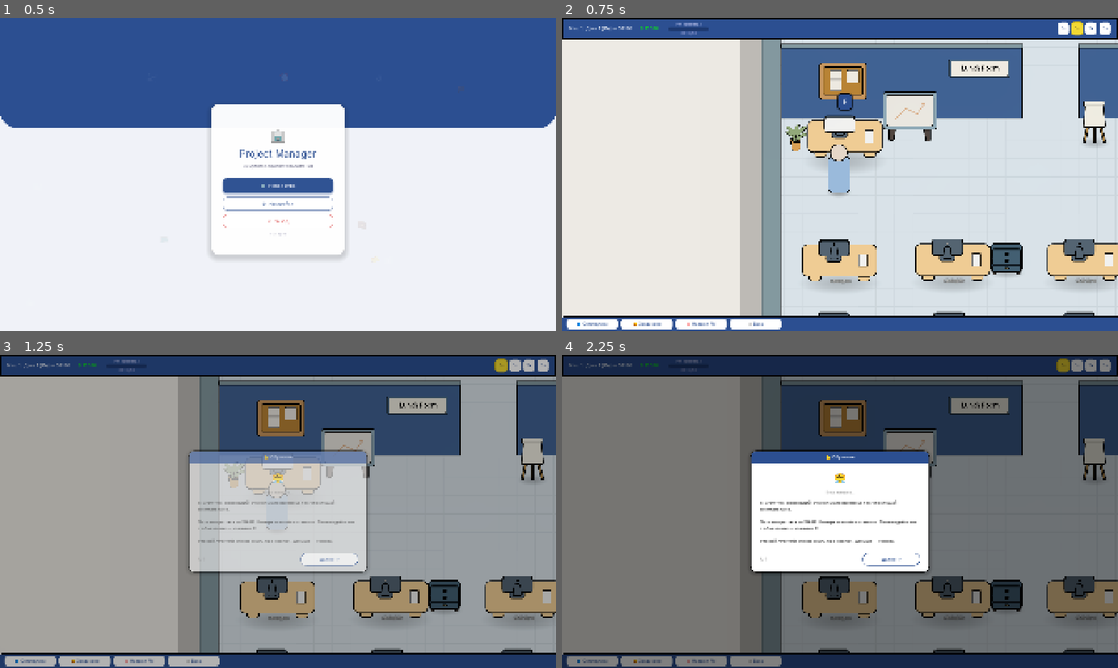
Above: before the commit, frames 1-4 (two rows, left to right).
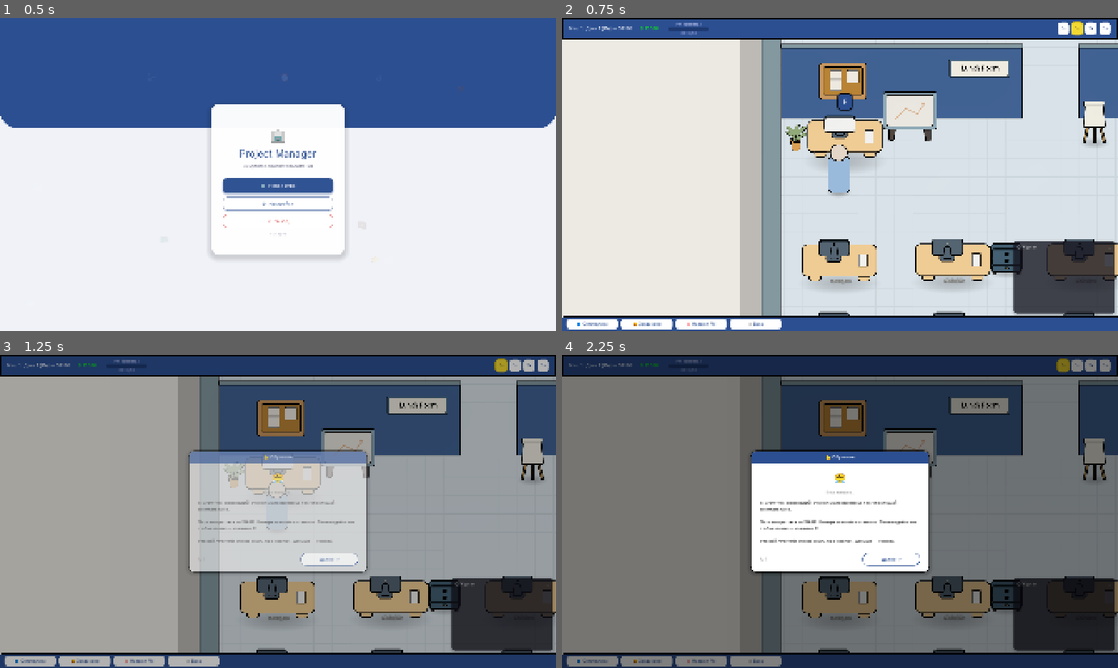
Above: after the commit, the same moments.

Repository: Esca69/project-manager-sim
Game: Godot game, scene res://Scenes/main_menu.tscn
Two runs of this game, one before a commit and one after it. Both use one fixed random seed, a clock stepped at 60 frames per second and the inputs below. Sound files missing from this copy of the repository are replaced by a short silence.
Inputs (mouse positions are in pixels of both pictures, inside the frame that each line leads up to):
- Up to frame 1 (0.5 s): no input
- Up to frame 2 (0.75 s): click "🆕 Новая игра" at 0.5 s
- Up to frame 3 (1.25 s): no input
- Up to frame 4 (2.25 s): click (1112, 583) at 1.25 s, where only the run after the commit has a clickable "−"; click (1112, 646) at 2 s, where only the run after the commit has a clickable "📋"

Frame 1 is identical in both runs. In frame 2, 4.1% of the frame differs, in the area x 81-100%, y 71-95%; in frame 3, 4.1%; in frame 4, 4.0%.
Error after the commit: Parse Error: Invalid argument for "log()" function: argument 1 should be "float" but is "String". (res://Scripts/event_log.gd:34)

Commit message:
Implement Event Log system: singleton, UI panel, integrations, translations
Co-authored-by: Esca69 <259692183+Esca69@users.noreply.github.com>

Diff:
--- a/Localization/translations.csv
+++ b/Localization/translations.csv
@@ -605,3 +605,16 @@
 MOOD_MOD_MOTIVATED,🔥 Замотивирован,🔥 Motivated
 MOOD_MOD_LOW_ENERGY,⚡ Мало энергии,⚡ Low energy
 MOOD_MOD_VERY_LOW_ENERGY,⚡ Критически мало энергии,⚡ Very low energy
+LOG_NEW_DAY,Начало нового рабочего дня.,Start of a new working day.
+LOG_SICK_EXPRESS_CURE,🏥 %s: экспресс-лечение за $%d,🏥 %s: express treatment for $%d
+LOG_SICK_LEAVE,🤒 %s: больничный на %d дн.,🤒 %s: sick leave for %d days
+LOG_DAYOFF_ALLOWED,🏠 %s отпущен домой,🏠 %s was allowed to leave
+LOG_DAYOFF_DENIED,😤 %s: отгул отклонён,😤 %s: day off denied
+LOG_SCOPE_EXPANDED,📦 Скоуп +%d%% для «%s»,📦 Scope +%d%% for "%s"
+LOG_CONTRACT_CANCELLED,💔 Контракт расторгнут: «%s»,💔 Contract cancelled: "%s"
+LOG_DISCUSSION_STARTED,🤝 Обсуждение начато: %s,🤝 Discussion started: %s
+LOG_DISCUSSION_FINISHED,✅ Проект взят: %s,✅ Project taken: %s
+LOG_HR_SEARCH_DONE,✅ Поиск завершён: %s,✅ Search complete: %s
+LOG_PROJECT_FINISHED,🎉 Проект завершён: «%s»,🎉 Project finished: "%s"
+LOG_STAGE_COMPLETED,✅ Этап %s завершён: «%s»,✅ Stage %s completed: "%s"
+LOG_PANEL_TITLE,📋 Журнал,📋 Journal
--- /dev/null
+++ b/Scripts/event_log.gd
@@ -0,0 +1,34 @@
+extends Node
+
+enum LogType { ROUTINE, PROGRESS, ALERT }
+
+signal log_added(entry: Dictionary)
+signal alert_added
+
+const MAX_ENTRIES: int = 100
+
+var entries: Array = []
+
+func _ready():
+	process_mode = Node.PROCESS_MODE_ALWAYS
+	if GameTime:
+		GameTime.work_started.connect(clear)
+
+func log(text: String, type: int = LogType.ROUTINE):
+	var time_str = "[%02d:%02d]" % [GameTime.hour, GameTime.minute]
+	var entry = {
+		"text": time_str + " " + text,
+		"type": type,
+		"time_str": time_str
+	}
+	entries.append(entry)
+	while entries.size() > MAX_ENTRIES:
+		entries.pop_front()
+	emit_signal("log_added", entry)
+	if type == LogType.ALERT:
+		emit_signal("alert_added")
+	print(entry["text"])
+
+func clear():
+	entries.clear()
+	log(tr("LOG_NEW_DAY"))
--- /dev/null
+++ b/Scripts/event_log_panel.gd
@@ -0,0 +1,190 @@
+extends Control
+
+const PANEL_WIDTH = 350
+const PANEL_HEIGHT = 250
+const BOTTOM_BAR_HEIGHT = 50
+const SIDE_MARGIN = 10
+const BOTTOM_MARGIN = 10
+const ICON_SIZE = 36
+
+var _panel: PanelContainer
+var _scroll: ScrollContainer
+var _messages_vbox: VBoxContainer
+var _title_label: Label
+var _collapse_btn: Button
+var _icon_btn: Button
+var _is_collapsed: bool = false
+var _pulse_tween: Tween = null
+
+func _ready():
+	process_mode = Node.PROCESS_MODE_ALWAYS
+	mouse_filter = Control.MOUSE_FILTER_IGNORE
+	set_anchors_preset(Control.PRESET_FULL_RECT)
+	_build_ui()
+	EventLog.log_added.connect(_on_log_added)
+	EventLog.alert_added.connect(_on_alert_added)
+	for entry in EventLog.entries:
+		_add_message_label(entry)
+	call_deferred("_scroll_to_bottom")
+
+func _build_ui():
+	# === FULL PANEL ===
+	_panel = PanelContainer.new()
+	_panel.custom_minimum_size = Vector2(PANEL_WIDTH, PANEL_HEIGHT)
+	_panel.anchor_left = 1.0
+	_panel.anchor_top = 1.0
+	_panel.anchor_right = 1.0
+	_panel.anchor_bottom = 1.0
+	_panel.offset_left = -(PANEL_WIDTH + SIDE_MARGIN)
+	_panel.offset_right = -SIDE_MARGIN
+	_panel.offset_top = -(PANEL_HEIGHT + BOTTOM_BAR_HEIGHT + BOTTOM_MARGIN)
+	_panel.offset_bottom = -(BOTTOM_BAR_HEIGHT + BOTTOM_MARGIN)
+	_panel.mouse_filter = Control.MOUSE_FILTER_STOP
+
+	var panel_style = StyleBoxFlat.new()
+	panel_style.bg_color = Color(0.08, 0.08, 0.12, 0.75)
+	panel_style.corner_radius_top_left = 12
+	panel_style.corner_radius_top_right = 12
+	panel_style.corner_radius_bottom_right = 12
+	panel_style.corner_radius_bottom_left = 12
+	if UITheme:
+		UITheme.apply_shadow(panel_style)
+	_panel.add_theme_stylebox_override("panel", panel_style)
+	add_child(_panel)
+
+	var vbox = VBoxContainer.new()
+	vbox.add_theme_constant_override("separation", 0)
+	_panel.add_child(vbox)
+
+	# === HEADER ===
+	var header_margin = MarginContainer.new()
+	header_margin.add_theme_constant_override("margin_left", 10)
+	header_margin.add_theme_constant_override("margin_top", 6)
+	header_margin.add_theme_constant_override("margin_right", 6)
+	header_margin.add_theme_constant_override("margin_bottom", 4)
+	vbox.add_child(header_margin)
+
+	var header_hbox = HBoxContainer.new()
+	header_margin.add_child(header_hbox)
+
+	_title_label = Label.new()
+	_title_label.text = tr("LOG_PANEL_TITLE")
+	_title_label.add_theme_color_override("font_color", Color(0.9, 0.9, 0.9, 1))
+	_title_label.add_theme_font_size_override("font_size", 13)
+	_title_label.size_flags_horizontal = Control.SIZE_EXPAND_FILL
+	if UITheme:
+		UITheme.apply_font(_title_label, "semibold")
+	header_hbox.add_child(_title_label)
+
+	_collapse_btn = Button.new()
+	_collapse_btn.text = "−"
+	_collapse_btn.flat = true
+	_collapse_btn.custom_minimum_size = Vector2(24, 24)
+	_collapse_btn.focus_mode = Control.FOCUS_NONE
+	_collapse_btn.add_theme_color_override("font_color", Color(0.7, 0.7, 0.7, 1))
+	_collapse_btn.add_theme_font_size_override("font_size", 18)
+	_collapse_btn.pressed.connect(_collapse)
+	header_hbox.add_child(_collapse_btn)
+
+	# Separator
+	var sep = HSeparator.new()
+	vbox.add_child(sep)
+
+	# === SCROLL CONTAINER ===
+	_scroll = ScrollContainer.new()
+	_scroll.size_flags_vertical = Control.SIZE_EXPAND_FILL
+	_scroll.clip_contents = true
+	_scroll.horizontal_scroll_mode = ScrollContainer.SCROLL_MODE_DISABLED
+	vbox.add_child(_scroll)
+
+	var scroll_margin = MarginContainer.new()
+	scroll_margin.size_flags_horizontal = Control.SIZE_EXPAND_FILL
+	scroll_margin.add_theme_constant_override("margin_left", 8)
+	scroll_margin.add_theme_constant_override("margin_top", 4)
+	scroll_margin.add_theme_constant_override("margin_right", 8)
+	scroll_margin.add_theme_constant_override("margin_bottom", 4)
+	_scroll.add_child(scroll_margin)
+
+	_messages_vbox = VBoxContainer.new()
+	_messages_vbox.add_theme_constant_override("separation", 2)
+	_messages_vbox.size_flags_horizontal = Control.SIZE_EXPAND_FILL
+	scroll_margin.add_child(_messages_vbox)
+
+	# === COLLAPSED ICON BUTTON ===
+	_icon_btn = Button.new()
+	_icon_btn.text = "📋"
+	_icon_btn.custom_minimum_size = Vector2(ICON_SIZE, ICON_SIZE)
+	_icon_btn.anchor_left = 1.0
+	_icon_btn.anchor_top = 1.0
+	_icon_btn.anchor_right = 1.0
+	_icon_btn.anchor_bottom = 1.0
+	_icon_btn.offset_left = -(ICON_SIZE + SIDE_MARGIN)
+	_icon_btn.offset_right = -SIDE_MARGIN
+	_icon_btn.offset_top = -(ICON_SIZE + BOTTOM_BAR_HEIGHT + BOTTOM_MARGIN)
+	_icon_btn.offset_bottom = -(BOTTOM_BAR_HEIGHT + BOTTOM_MARGIN)
+	_icon_btn.focus_mode = Control.FOCUS_NONE
+	_icon_btn.add_theme_font_size_override("font_size", 18)
+	_icon_btn.pressed.connect(_expand)
+	_icon_btn.visible = false
+	add_child(_icon_btn)
+
+func _add_message_label(entry: Dictionary):
+	var lbl = Label.new()
+	lbl.text = entry["text"]
+	lbl.autowrap_mode = TextServer.AUTOWRAP_WORD_SMART
+	lbl.add_theme_font_size_override("font_size", 12)
+	lbl.add_theme_color_override("font_color", _get_color_for_type(entry["type"]))
+	if UITheme:
+		UITheme.apply_font(lbl, "regular")
+	_messages_vbox.add_child(lbl)
+	while _messages_vbox.get_child_count() > EventLog.MAX_ENTRIES:
+		_messages_vbox.get_child(0).queue_free()
+
+func _get_color_for_type(type: int) -> Color:
+	match type:
+		EventLog.LogType.PROGRESS:
+			return Color(0.4, 0.8, 0.5)
+		EventLog.LogType.ALERT:
+			return Color(1.0, 0.4, 0.3)
+	return Color(0.75, 0.75, 0.75)
+
+func _on_log_added(entry: Dictionary):
+	_add_message_label(entry)
+	var scrollbar = _scroll.get_v_scroll_bar()
+	var at_bottom = scrollbar.value >= scrollbar.max_value - scrollbar.page - 1
+	if at_bottom or scrollbar.max_value <= scrollbar.page:
+		call_deferred("_scroll_to_bottom")
+
+func _scroll_to_bottom():
+	if _scroll:
+		_scroll.scroll_vertical = int(_scroll.get_v_scroll_bar().max_value)
+
+func _on_alert_added():
+	if _is_collapsed:
+		_start_pulse()
+
+func _collapse():
+	_is_collapsed = true
+	_panel.visible = false
+	_icon_btn.visible = true
+
+func _expand():
+	_is_collapsed = false
+	_panel.visible = true
+	_icon_btn.visible = false
+	_stop_pulse()
+	call_deferred("_scroll_to_bottom")
+
+func _start_pulse():
+	if _pulse_tween and _pulse_tween.is_running():
+		return
+	_pulse_tween = create_tween()
+	_pulse_tween.set_loops()
+	_pulse_tween.tween_property(_icon_btn, "modulate", Color(1.0, 0.3, 0.2, 1), 0.5)
+	_pulse_tween.tween_property(_icon_btn, "modulate", Color.WHITE, 0.5)
+
+func _stop_pulse():
+	if _pulse_tween:
+		_pulse_tween.kill()
+		_pulse_tween = null
+	_icon_btn.modulate = Color.WHITE
--- a/Scripts/event_manager.gd
+++ b/Scripts/event_manager.gd
@@ -701,11 +701,13 @@
 			# Болеет 1 день
 			emp_node.start_sick_leave(1)
 			print("🏥 %s: экспресс-лечение за $%d, вернётся завтра" % [emp_name_real, event_data["cure_cost"]])
+			EventLog.log(tr("LOG_SICK_EXPRESS_CURE") % [emp_name_real, event_data["cure_cost"]], EventLog.LogType.ALERT)
 
 		"sick_leave":
 			# Болеет 2-3 дня
 			emp_node.start_sick_leave(event_data["sick_days"])
 			print("🤒 %s: больничный на %d дней" % [emp_name_real, event_data["sick_days"]])
+			EventLog.log(tr("LOG_SICK_LEAVE") % [emp_name_real, event_data["sick_days"]], EventLog.LogType.ALERT)
 
 func _apply_dayoff_choice(event_data: Dictionary, choice_id: String):
 	var emp_node = event_data["employee_node"]
@@ -734,6 +736,7 @@
 					DAYOFF_ALLOW_MOOD_DURATION
 				)
 			print("🏠 %s отпущен домой. Завтра +10%% эффективности, +%d mood на 2 суток" % [emp_name_real, int(DAYOFF_ALLOW_MOOD_VALUE)])
+			EventLog.log(tr("LOG_DAYOFF_ALLOWED") % emp_name_real, EventLog.LogType.ROUTINE)
 
 		"deny":
 			# Не отпустить — дебафф efficiency до конца дня
@@ -753,6 +756,7 @@
 					DAYOFF_DENY_MOOD_DURATION
 				)
 			print("😤 %s не отпущен. -20%% эффективности сегодня, %d mood на 2 суток" % [emp_name_real, int(DAYOFF_DENY_MOOD_VALUE)])
+			EventLog.log(tr("LOG_DAYOFF_DENIED") % emp_name_real, EventLog.LogType.ROUTINE)
 
 # === ПРИМЕНЕНИЕ: РАСШИРЕНИЕ СКОУПА ===
 func _apply_scope_expansion(event_data: Dictionary, choice_id: String):
@@ -769,6 +773,7 @@
 			var extra_budget = int(project.budget * (float(extra_percent) / 100.0))
 			project.budget += extra_budget
 			print("📦 Скоуп расширен: +%d%% работы, +$%d бюджета для '%s'" % [extra_percent, extra_budget, tr(project.title)])
+			EventLog.log(tr("LOG_SCOPE_EXPANDED") % [extra_percent, tr(project.title)], EventLog.LogType.PROGRESS)
 
 		"decline":
 			# -1 лояльность клиента
@@ -805,6 +810,7 @@
 	GameState.add_income(payout)
 	GameState.daily_income_details.append({"reason": tr("INCOME_CONTRACT_CANCEL") % tr(project.title), "amount": payout})
 	print("💔 Контракт расторгнут: '%s', неустойка +$%d" % [tr(project.title), payout])
+	EventLog.log(tr("LOG_CONTRACT_CANCELLED") % tr(project.title), EventLog.LogType.ALERT)
 
 	# Снимаем всех сотрудников с этапов
 	for stage in project.stages:
--- a/Scripts/hud.gd
+++ b/Scripts/hud.gd
@@ -65,6 +65,9 @@
 
 # === EVENT SYSTEM: Попап ивентов ===
 var _event_popup: Control
+
+# === EVENT LOG: Журнал событий ===
+var _event_log_panel: Control
 
 func _ready():
 	process_mode = Node.PROCESS_MODE_ALWAYS
@@ -176,6 +179,9 @@
 
 	# === EVENT SYSTEM: Создаём ивент-попап ===
 	_build_event_popup()
+
+	# === EVENT LOG: Создаём журнал событий ===
+	_build_event_log()
 
 func _apply_fonts():
 	if UITheme == null:
@@ -308,6 +314,7 @@
 		player.hide_discuss_bar()
 
 	print("✅ Поиск завершён! Роль: ", _search_role)
+	EventLog.log(tr("LOG_HR_SEARCH_DONE") % tr(_search_role), EventLog.LogType.PROGRESS)
 
 	# Открываем HiringMenu с результатами
 	var hiring_menu = get_node_or_null("HiringMenu")
@@ -409,6 +416,7 @@
 		player.show_discuss_bar(_discuss_total_minutes)
 
 	print("🤝 Обсуждение начато: %s (%d мин.)" % [proj_data.title, int(_discuss_total_minutes)])
+	EventLog.log(tr("LOG_DISCUSSION_STARTED") % tr(proj_data.title), EventLog.LogType.ROUTINE)
 
 func _on_discuss_time_tick(_h, _m):
 	if not _is_discussing:
@@ -446,6 +454,7 @@
 		return
 
 	print("✅ Обсуждение завершено: ", _discuss_project.title)
+	EventLog.log(tr("LOG_DISCUSSION_FINISHED") % tr(_discuss_project.title), EventLog.LogType.PROGRESS)
 
 	# === Вычисляем абсолютные дедлайны от ТЕКУЩЕГО дня, пропуская выходные ===
 	var today = GameTime.day
@@ -718,6 +727,18 @@
 	_event_popup.process_mode = Node.PROCESS_MODE_ALWAYS
 	add_child(_event_popup)
 
+# === EVENT LOG: Построение журнала событий ===
+func _build_event_log():
+	var script = load("res://Scripts/event_log_panel.gd")
+	if script == null:
+		push_warning("event_log_panel.gd не найден — журнал событий не будет работать")
+		return
+	_event_log_panel = Control.new()
+	_event_log_panel.set_script(script)
+	_event_log_panel.set_anchors_preset(Control.PRESET_FULL_RECT)
+	_event_log_panel.process_mode = Node.PROCESS_MODE_ALWAYS
+	add_child(_event_log_panel)
+
 # === EVENT SYSTEM: Открыть попап ивента (вызывается из EventManager) ===
 func show_event_popup(event_data: Dictionary):
 	if _event_popup and _event_popup.has_method("open"):
--- a/Scripts/project_manager.gd
+++ b/Scripts/project_manager.gd
@@ -104,6 +104,7 @@
 				# === НАЧИСЛЕНИЕ XP СОТРУДНИКАМ ===
 				_award_stage_xp(active_stage, project)
 				_freeze_stage_workers(active_stage)
+				EventLog.log(tr("LOG_STAGE_COMPLETED") % [tr("STAGE_SHORT_" + active_stage.type), tr(project.title)], EventLog.LogType.PROGRESS)
 		else:
 			_finish_project(project)
 
@@ -162,6 +163,7 @@
 	if project.state == ProjectData.State.FAILED:
 		return
 	print(tr("LOG_PROJECT_FAILED") % tr(project.title))
+	EventLog.log(tr("LOG_PROJECT_FAILED") % tr(project.title), EventLog.LogType.ALERT)
 	project.state = ProjectData.State.FAILED
 
 	# === MOOD SYSTEM v2: Провал → -10 на 24 часа всем участникам ===
@@ -195,6 +197,7 @@
 		print(tr("LOG_PROJECT_FINISHED_LATE") % [tr(project.title), penalty, payout])
 	else:
 		print(tr("LOG_PROJECT_FINISHED_ON_TIME") % [tr(project.title), payout])
+	EventLog.log(tr("LOG_PROJECT_FINISHED") % tr(project.title), EventLog.LogType.PROGRESS)
 
 	project.state = ProjectData.State.FINISHED
 	for stage in project.stages:
--- a/project.godot
+++ b/project.godot
@@ -29,6 +29,7 @@
 BossManager="*res://Scripts/boss_manager.gd"
 SaveManager="*res://Scripts/save_manager.gd"
 EventManager="*res://Scripts/event_manager.gd"
+EventLog="*res://Scripts/event_log.gd"
 
 [display]
 
